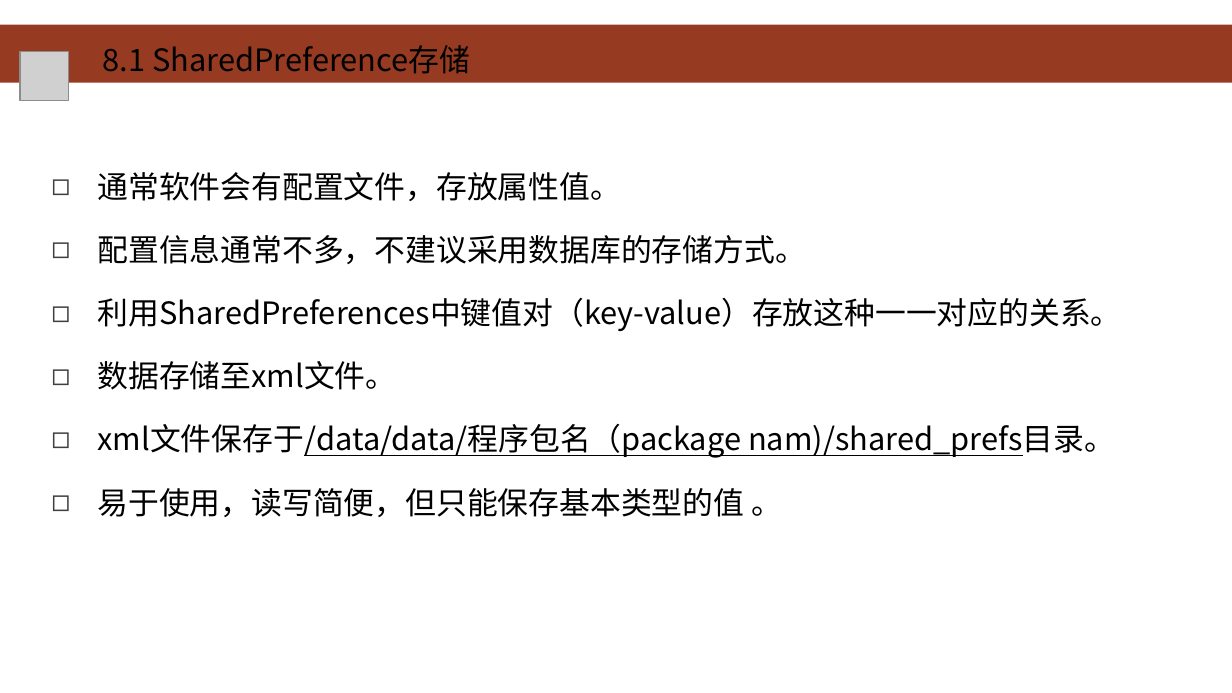
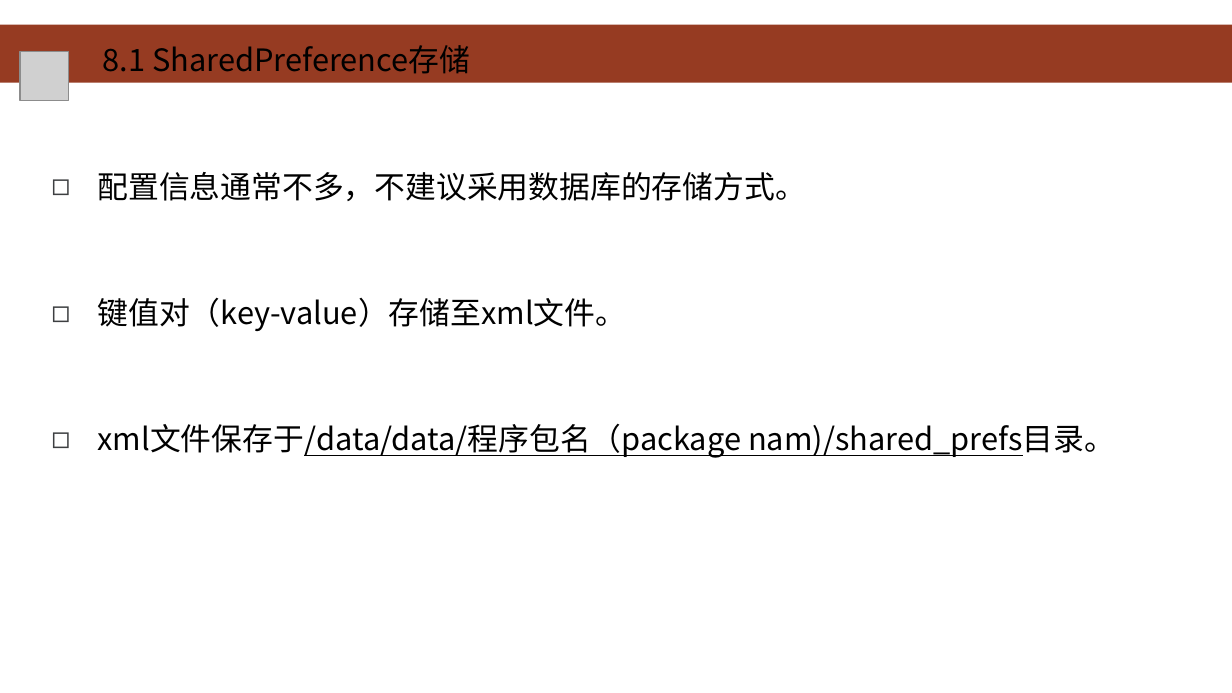
Before and after one commit to HBU/Android-PPT, a slide deck: slide 4 of 08.0 -- 数据存储 -- 第08章.ppt. Drawn at 1232x693 pixels with LibreOffice and Linux fonts; fonts in the diff are those of the drawing; grey boxes stand for pictures; background and template pictures are left out. Boxes give left, top, right and bottom in pixels: in the first picture for what was removed or moved away, otherwise in the second. Text is boxed around its words. In the diff, an @@ line names an element or a change of style, - is before the commit and + after.

```diff
--- a/08.0 -- 数据存储 -- 第08章.ppt
+++ b/08.0 -- 数据存储 -- 第08章.ppt
@@ text at (x1=97, y1=172, x2=621, y2=201): paragraph removed @@
-◻ 通常软件会有配置文件，存放属性值。
@@ text at (x1=97, y1=298, x2=626, y2=331): text changed @@
-◻ 利用SharedPreferences中键值对（key-value）存放这种一一对应的关系。
-◻ 数据存储至xml文件。
+◻ 键值对（key-value）存储至xml文件。
@@ text at (x1=97, y1=488, x2=782, y2=517): paragraph removed @@
-◻ 易于使用，读写简便，但只能保存基本类型的值 。
```
Also in this commit, not shown: 10 other slides changed, 1 slide removed.
